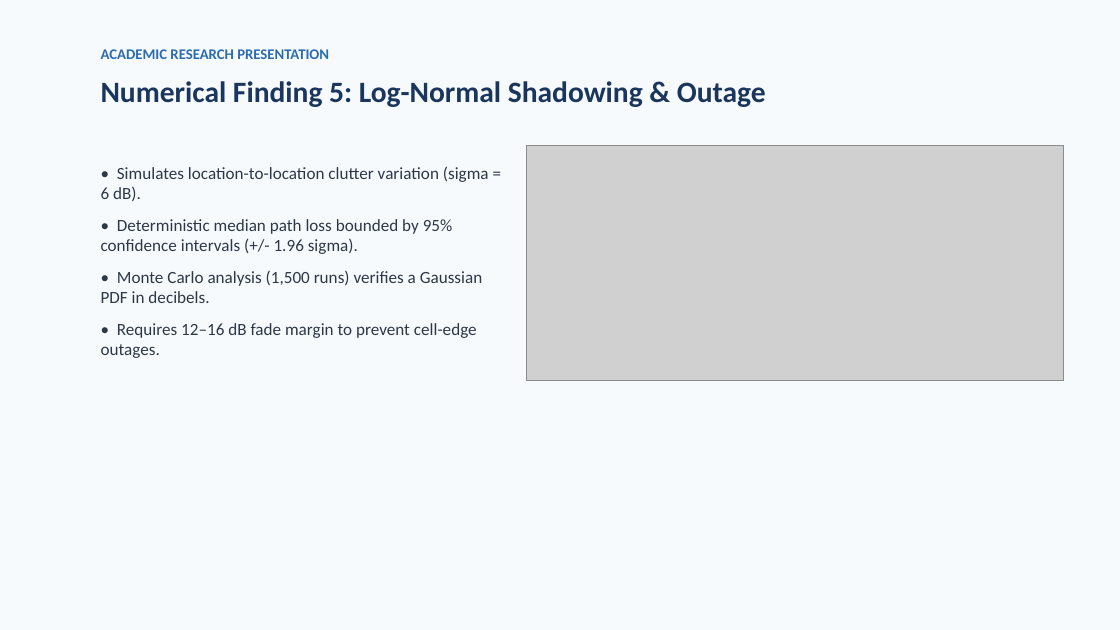
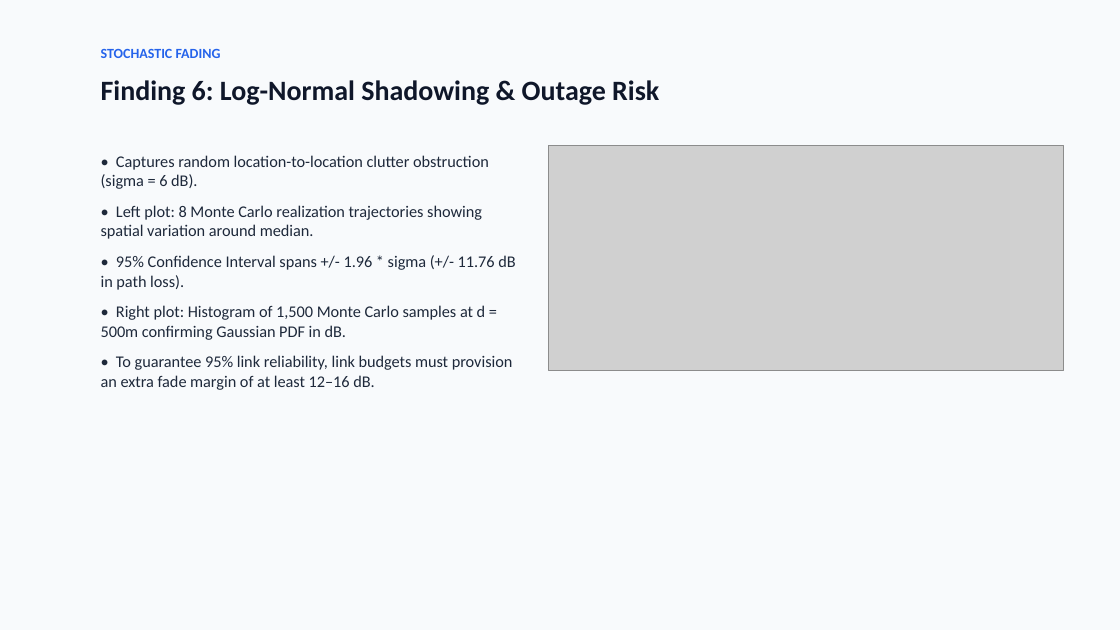
Before and after one commit to Harsh010801/Wireless, a slide deck: slide 15 of outputs/presentation/Wireless_Propagation_Analysis.pptx (slide 14 before the commit). Drawn at 1120x630 pixels with LibreOffice and Linux fonts; fonts in the diff are those of the drawing; grey boxes stand for pictures. Boxes give left, top, right and bottom in pixels: in the first picture for what was removed or moved away, otherwise in the second. Text is boxed around its words. In the diff, an @@ line names an element or a change of style, - is before the commit and + after.

Commit message:
Update master presentation with 20 slides, embedded figures, and team credentials

```diff
--- a/outputs/presentation/Wireless_Propagation_Analysis.pptx
+++ b/outputs/presentation/Wireless_Propagation_Analysis.pptx
@@ background #F7FAFC to #F8FAFC @@
@@ text at [101, 49, 221, 58]: text changed; size 9.5 to 9 pt; text colour #2B6CB0 to #2563EB @@
-ACADEMIC RESEARCH PRESENTATION
+STOCHASTIC FADING
@@ text at [101, 80, 659, 105]: text changed; size 19 to 18 pt; text colour #1A365D to #0F172A @@
-Numerical Finding 5: Log-Normal Shadowing & Outage
+Finding 6: Log-Normal Shadowing & Outage Risk
@@ picture: place and size @@
-picture at [526, 146, 1064, 381]
+picture at [549, 146, 1064, 371]
@@ text at [101, 155, 515, 390]: text changed; size 11 to 10.5 pt; text colour #2D3748 to #1E293B @@
-• Simulates location-to-location clutter variation (sigma = 6 dB).
-• Deterministic median path loss bounded by 95% confidence intervals (+/- 1.96 sigma).
-• Monte Carlo analysis (1,500 runs) verifies a Gaussian PDF in decibels.
-• Requires 12–16 dB fade margin to prevent cell-edge outages.
+• Captures random location-to-location clutter obstruction (sigma = 6 dB).
+• Left plot: 8 Monte Carlo realization trajectories showing spatial variation around median.
+• 95% Confidence Interval spans +/- 1.96 * sigma (+/- 11.76 dB in path loss).
+• Right plot: Histogram of 1,500 Monte Carlo samples at d = 500m confirming Gaussian PDF in dB.
+• To guarantee 95% link reliability, link budgets must provision an extra fade margin of at least 12–16 dB.
```
Also in this commit, not shown: 13 other slides changed, 6 slides added, 2 slides removed, 3 other files.
